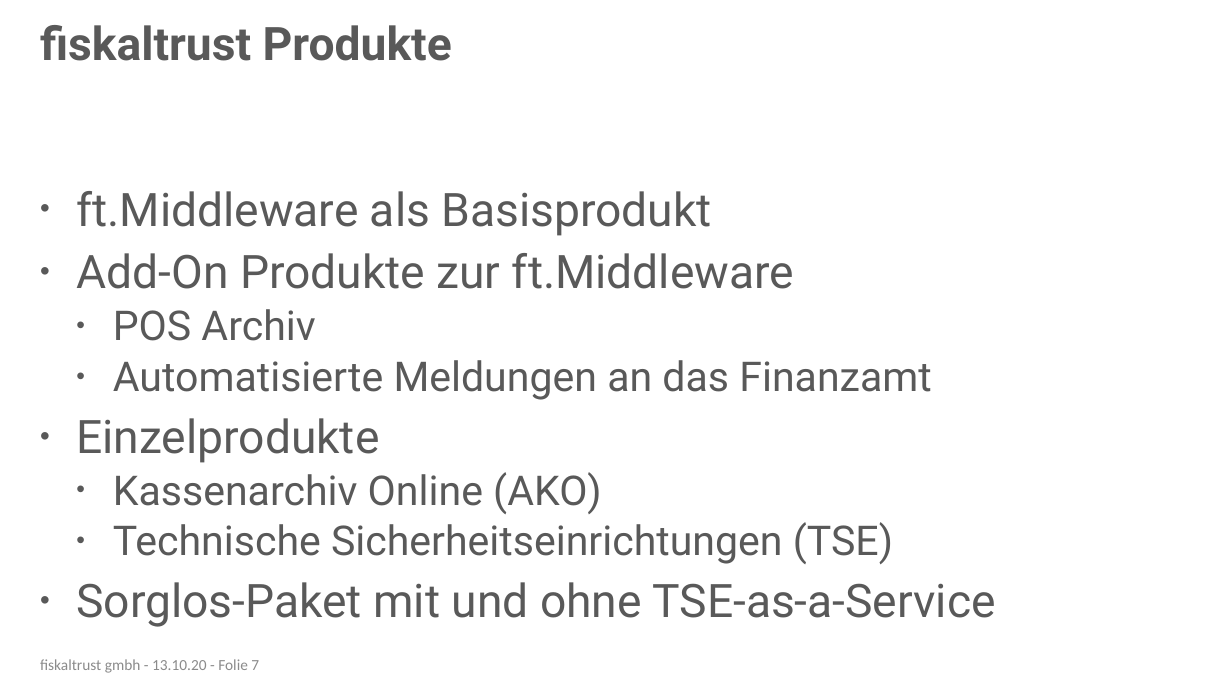
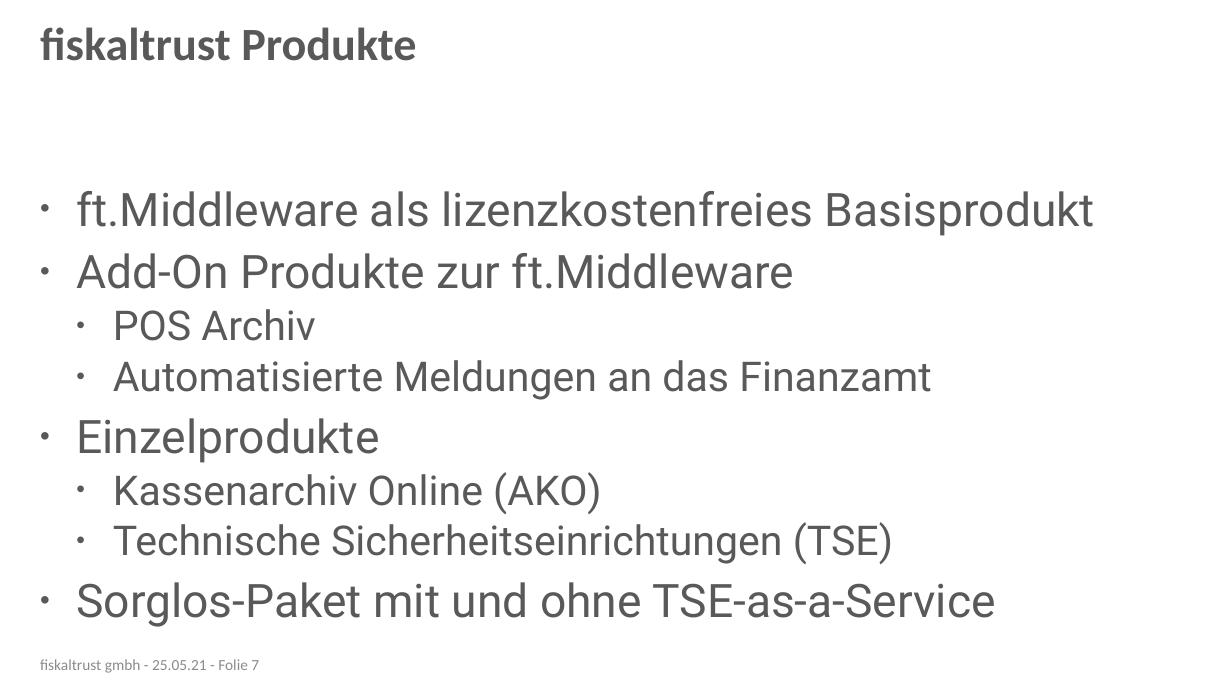
Before and after one commit to fiskaltrust/getting-started, a slide deck: slide 7 of posdealers/presentations/sales/media/posdealer-sales-rollout.pptx. Drawn at 1232x693 pixels with LibreOffice and Linux fonts; fonts in the diff are those of the drawing; background and template pictures are left out. Boxes give left, top, right and bottom in pixels: in the first picture for what was removed or moved away, otherwise in the second. Text is boxed around its words. In the diff, an @@ line names an element or a change of style, - is before the commit and + after.

```diff
--- a/posdealers/presentations/sales/media/posdealer-sales-rollout.pptx
+++ b/posdealers/presentations/sales/media/posdealer-sales-rollout.pptx
@@ title "fiskaltrust Produkte" at box(40, 27, 416, 61): font Roboto to Calibri @@
@@ text at box(76, 191, 1095, 236): text changed @@
-• ft.Middleware als Basisprodukt
+• ft.Middleware als lizenzkostenfreies Basisprodukt
@@ text at box(40, 659, 259, 673): text changed @@
-fiskaltrust gmbh - 13.10.20 - Folie 7
+fiskaltrust gmbh - 25.05.21 - Folie 7
```
Also in this commit, not shown: 17 other slides changed, 10 other files.
